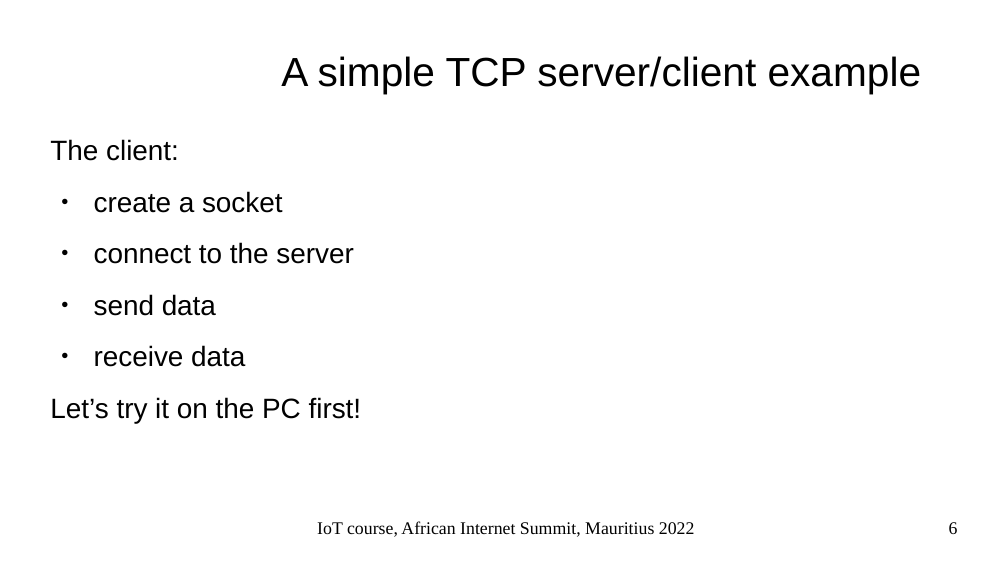
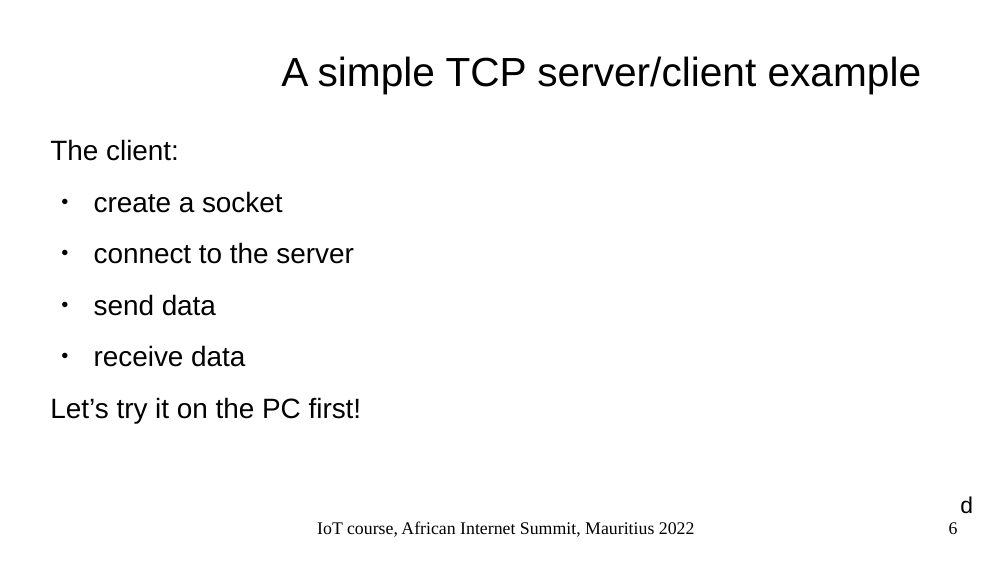
Before and after one commit to uraich/AIS-2022_IoT_Tutorial, a slide deck: slide 6 of slides/ais2022_lect2.odp. Drawn at 1008x567 pixels with LibreOffice and Linux fonts; fonts in the diff are those of the drawing; background and template pictures are left out. Boxes give left, top, right and bottom in pixels: in the first picture for what was removed or moved away, otherwise in the second. Text is boxed around its words. In the diff, an @@ line names an element or a change of style, - is before the commit and + after.

```diff
--- a/slides/ais2022_lect2.odp
+++ b/slides/ais2022_lect2.odp
@@ text added at <box>960,496,973,514</box>, 18 pt, text #000000 @@
+d
```
Also in this commit, not shown: 16 other slides changed, 1 slide added, 2 other files.
